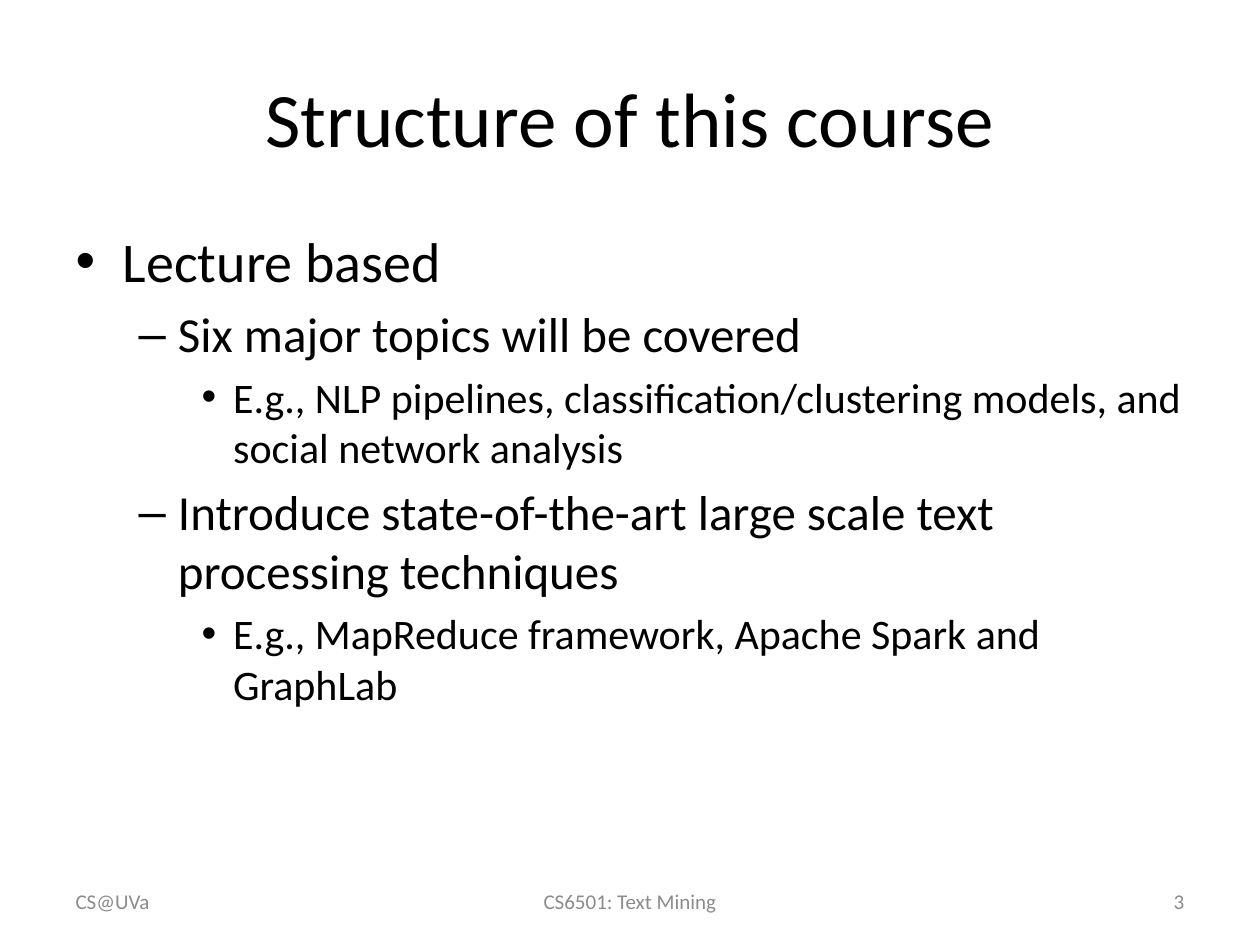
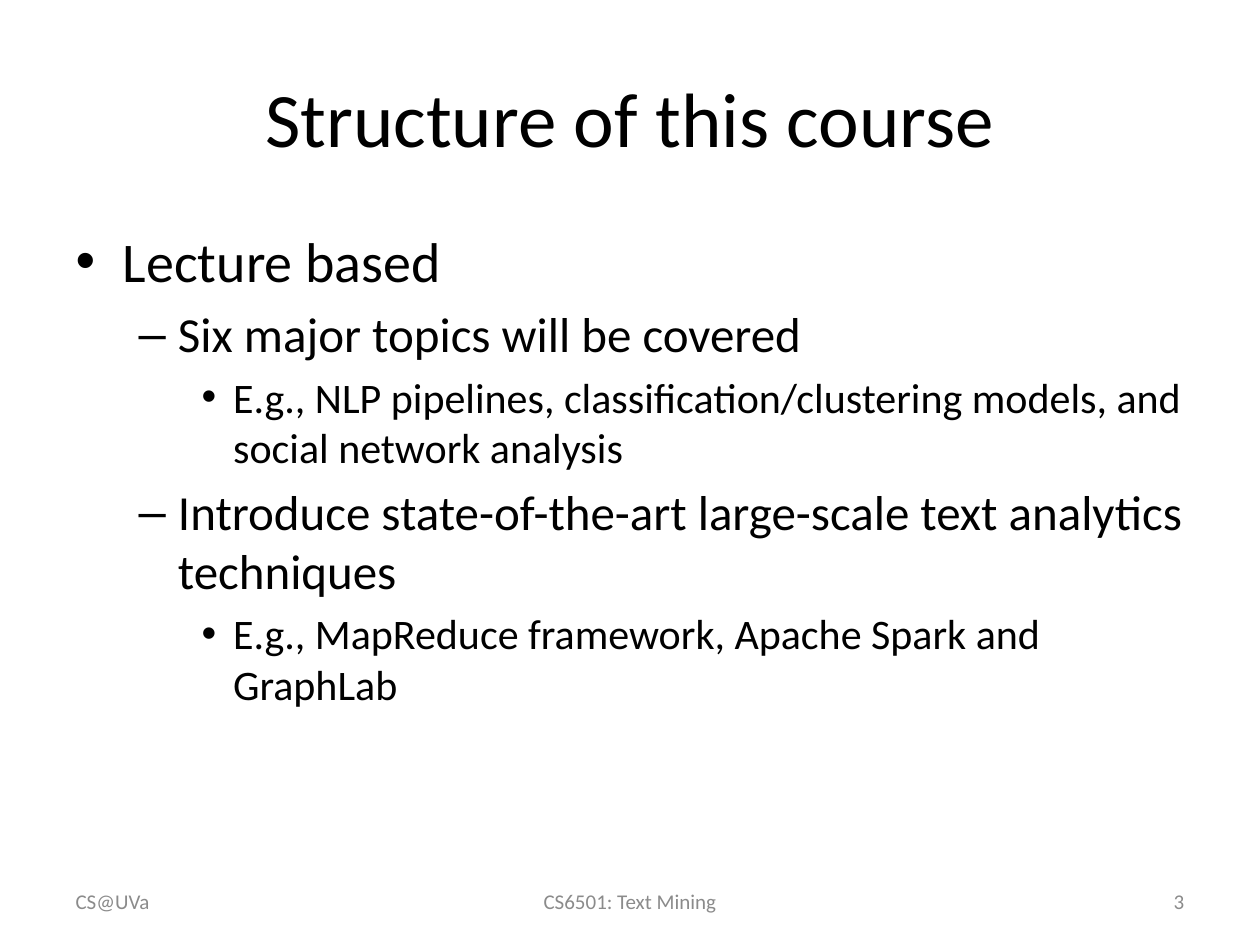
Before and after one commit to wang296/CS6501-Text-Mining, a slide deck: slide 3 of docs/CoursePolicy.pptx. Drawn at 1260x945 pixels with LibreOffice and Linux fonts; fonts in the diff are those of the drawing. Boxes give left, top, right and bottom in pixels: in the first picture for what was removed or moved away, otherwise in the second. Text is boxed around its words. In the diff, an @@ line names an element or a change of style, - is before the commit and + after.

```diff
--- a/docs/CoursePolicy.pptx
+++ b/docs/CoursePolicy.pptx
@@ text at [178,496,1182,597]: text changed @@
-  – Introduce state-of-the-art large scale text processing techniques
+  – Introduce state-of-the-art large-scale text analytics techniques
```
Also in this commit, not shown: 7 other slides changed, 1 slide added, 6 other files.
